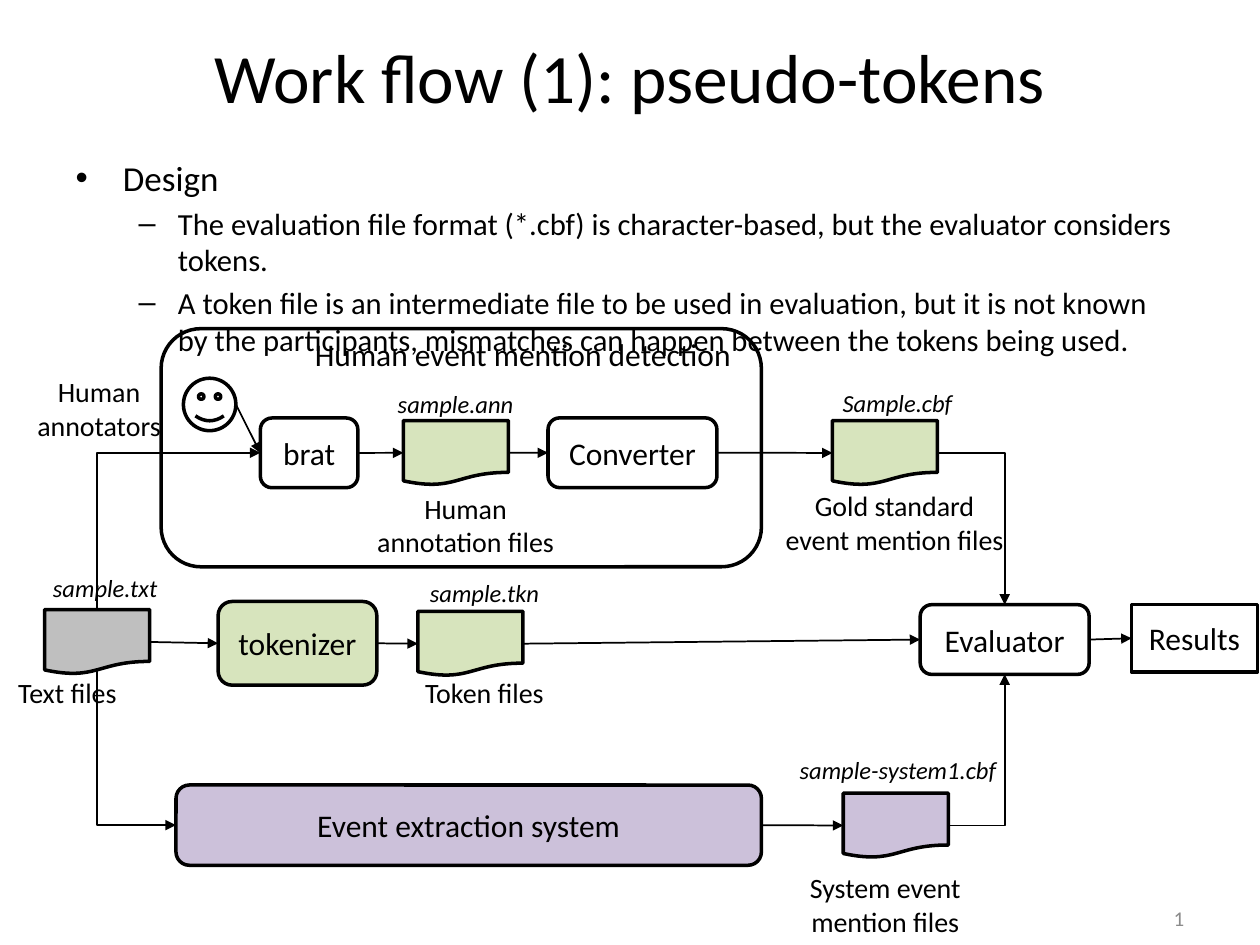
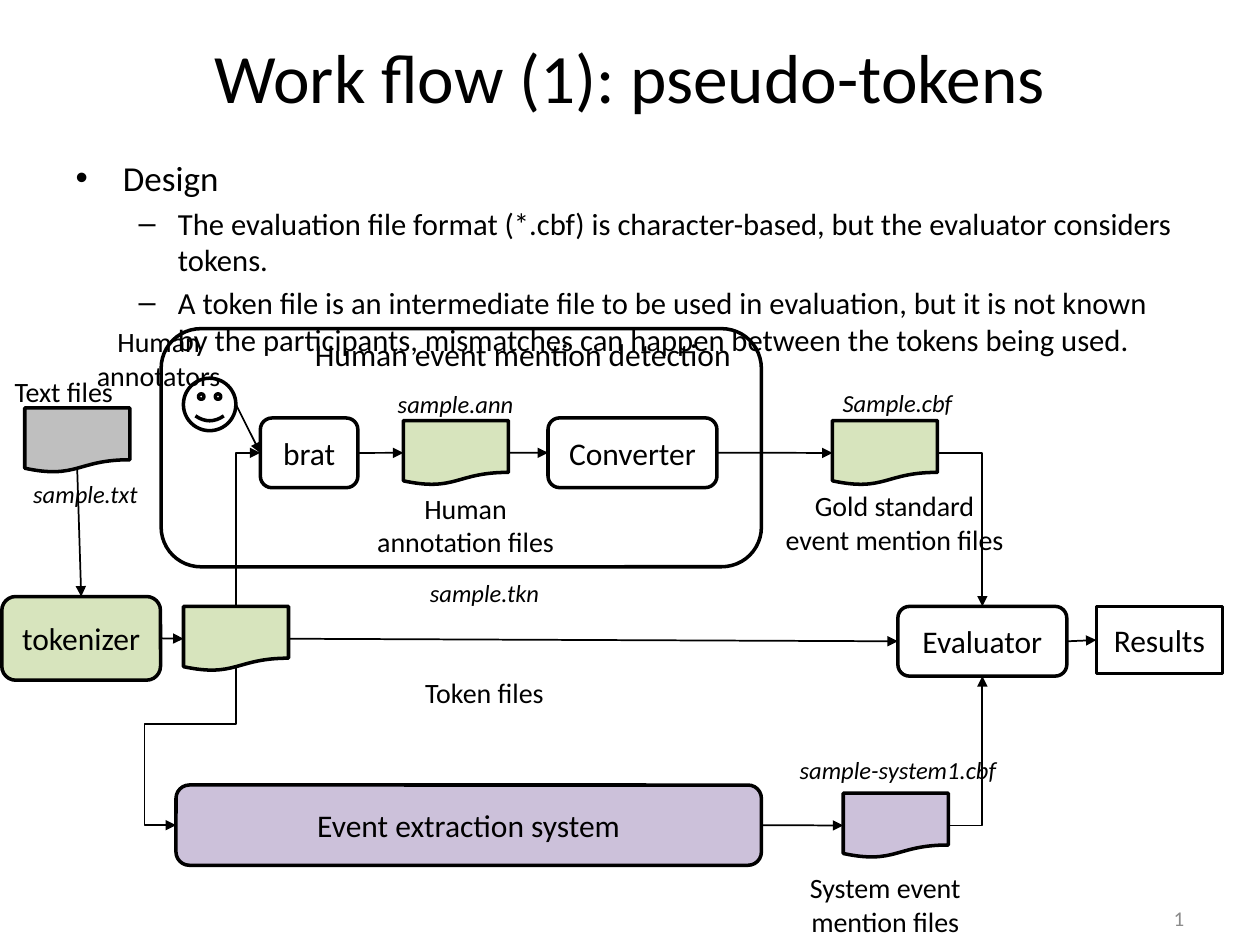
Before and after one commit to hunterhector/EvmEval, a slide deck: slide 1 of doc/evm-eval-work-flow.pptx. Drawn at 1260x945 pixels with LibreOffice and Linux fonts; fonts in the diff are those of the drawing. Boxes give left, top, right and bottom in pixels: in the first picture for what was removed or moved away, otherwise in the second. Text is boxed around its words. In the diff, an @@ line names an element or a change of style, - is before the commit and + after.

```diff
--- a/doc/evm-eval-work-flow.pptx
+++ b/doc/evm-eval-work-flow.pptx
@@ text "Human annotators" rewrapped from (37, 384, 160, 442) to (97, 329, 220, 393) @@
@@ text "Text files": place and size @@
-text "Text files" at (18, 680, 117, 710)
+text "Text files" at (15, 379, 113, 409)
@@ flow chart document: place and size @@
-flow chart document at (44, 610, 149, 674)
+flow chart document at (25, 408, 130, 472)
@@ text "sample.txt": place and size @@
-text "sample.txt" at (53, 577, 157, 603)
+text "sample.txt" at (33, 483, 137, 509)
@@ arrow moved from (150, 643) - (218, 644) to (77, 469) - (81, 596) @@
@@ elbow arrow moved from (97, 610) - (261, 452) to (236, 606) - (261, 452) @@
@@ elbow arrow moved from (937, 452) - (1004, 605) to (937, 452) - (983, 606) @@
@@ rounded rectangle "tokenizer": place and size @@
-rounded rectangle "tokenizer" at (218, 601, 377, 684)
+rounded rectangle "tokenizer" at (1, 596, 160, 679)
@@ flow chart document: place and size @@
-flow chart document at (418, 611, 523, 675)
+flow chart document at (184, 606, 289, 670)
@@ rounded rectangle "Evaluator": place and size @@
-rounded rectangle "Evaluator" at (920, 605, 1089, 674)
+rounded rectangle "Evaluator" at (898, 606, 1067, 675)
@@ rectangle "Results": place and size @@
-rectangle "Results" at (1131, 605, 1257, 672)
+rectangle "Results" at (1096, 606, 1222, 673)
@@ arrow moved from (377, 644) - (418, 644) to (160, 639) - (184, 639) @@
@@ arrow moved from (523, 644) - (920, 640) to (289, 639) - (898, 641) @@
@@ arrow moved from (1089, 640) - (1131, 639) to (1067, 641) - (1096, 640) @@
@@ elbow arrow moved from (97, 670) - (176, 825) to (236, 667) - (176, 825) @@
@@ elbow arrow moved from (949, 825) - (1004, 674) to (949, 825) - (983, 677) @@
```
Also in this commit, not shown: 1 slide added, 1 other file.
